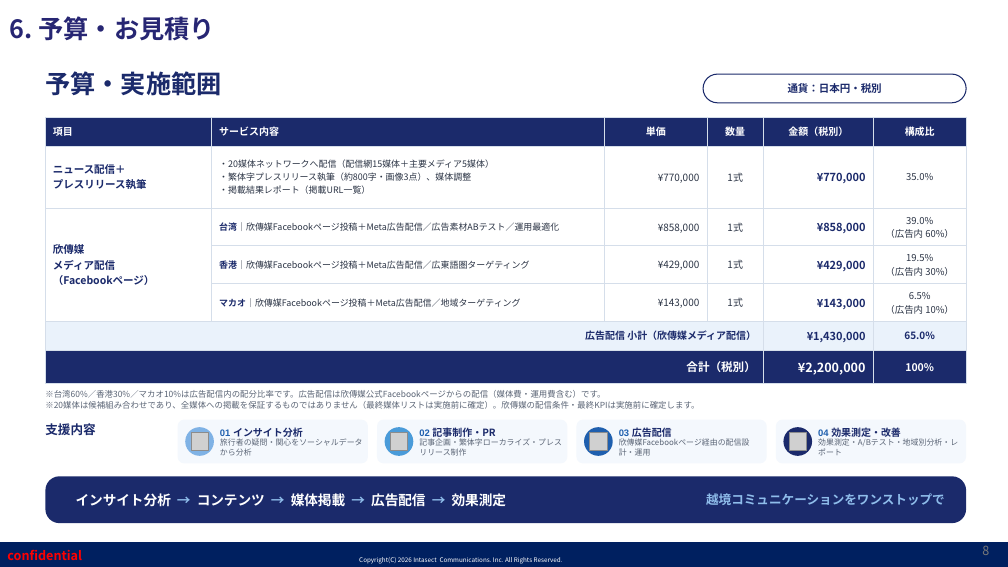
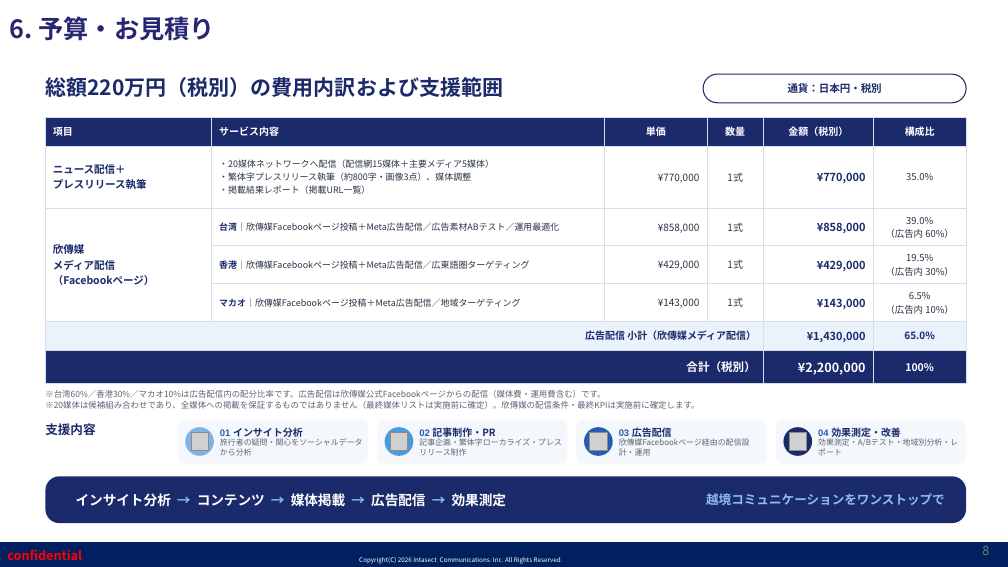
Before and after one commit to shelleychenyi/proposal, a slide deck: slide 8 of 神奈川縣/【インタセクト】神奈川県様_台湾・香港・マカオ向け2027年年始観光マナー啓発プロモーション_202609.pptx. Drawn at 1008x567 pixels with LibreOffice and Linux fonts; fonts in the diff are those of the drawing; grey boxes stand for pictures; background and template pictures are left out. Boxes give left, top, right and bottom in pixels: in the first picture for what was removed or moved away, otherwise in the second. Text is boxed around its words. In the diff, an @@ line names an element or a change of style, - is before the commit and + after.

```diff
--- a/神奈川縣/【インタセクト】神奈川県様_台湾・香港・マカオ向け2027年年始観光マナー啓発プロモーション_202609.pptx
+++ b/神奈川縣/【インタセクト】神奈川県様_台湾・香港・マカオ向け2027年年始観光マナー啓発プロモーション_202609.pptx
@@ text at [45, 77, 503, 97]: text changed; size 24 to 20 pt @@
-予算・実施範囲
+総額220万円（税別）の費用内訳および支援範囲
@@ text "総額220万円（税別）の費用内訳および支援範囲" at [45, 77, 503, 97]: vertical alignment top to middle @@
```
Also in this commit, not shown: 5 other slides changed, 1 other file.
